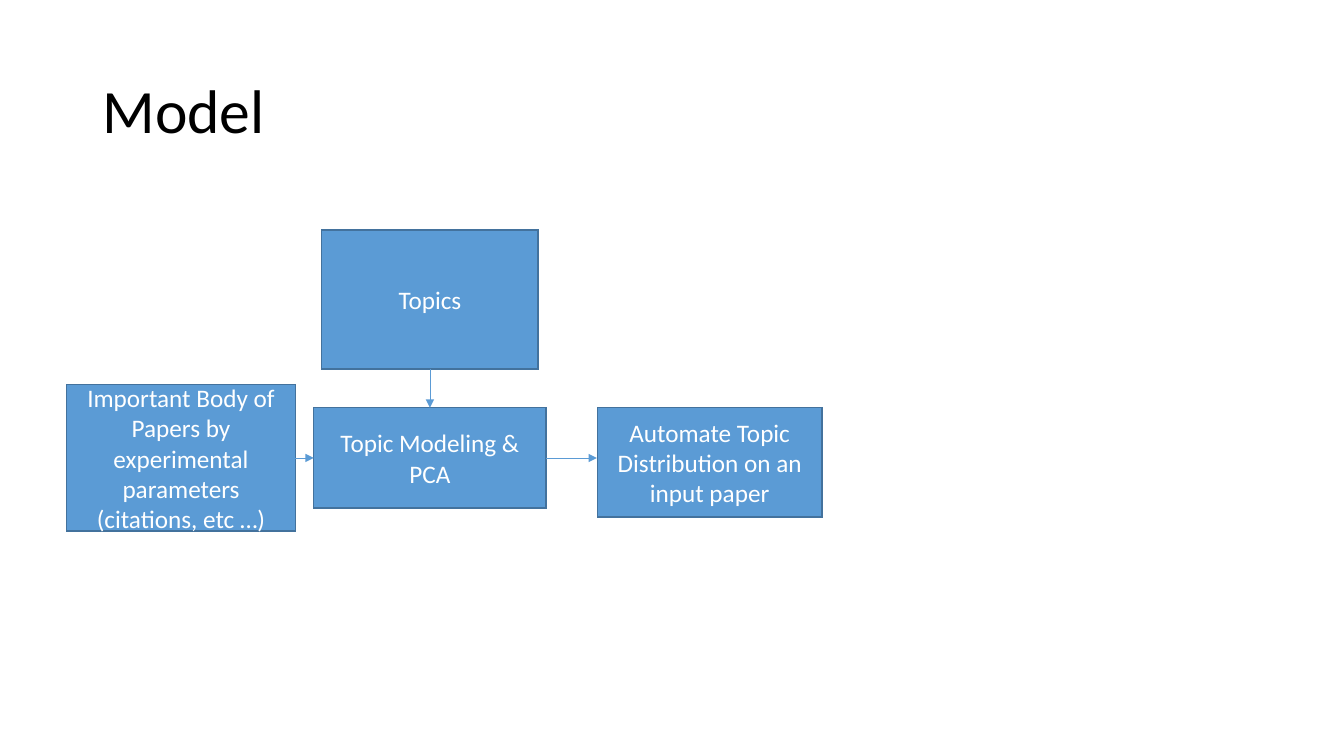
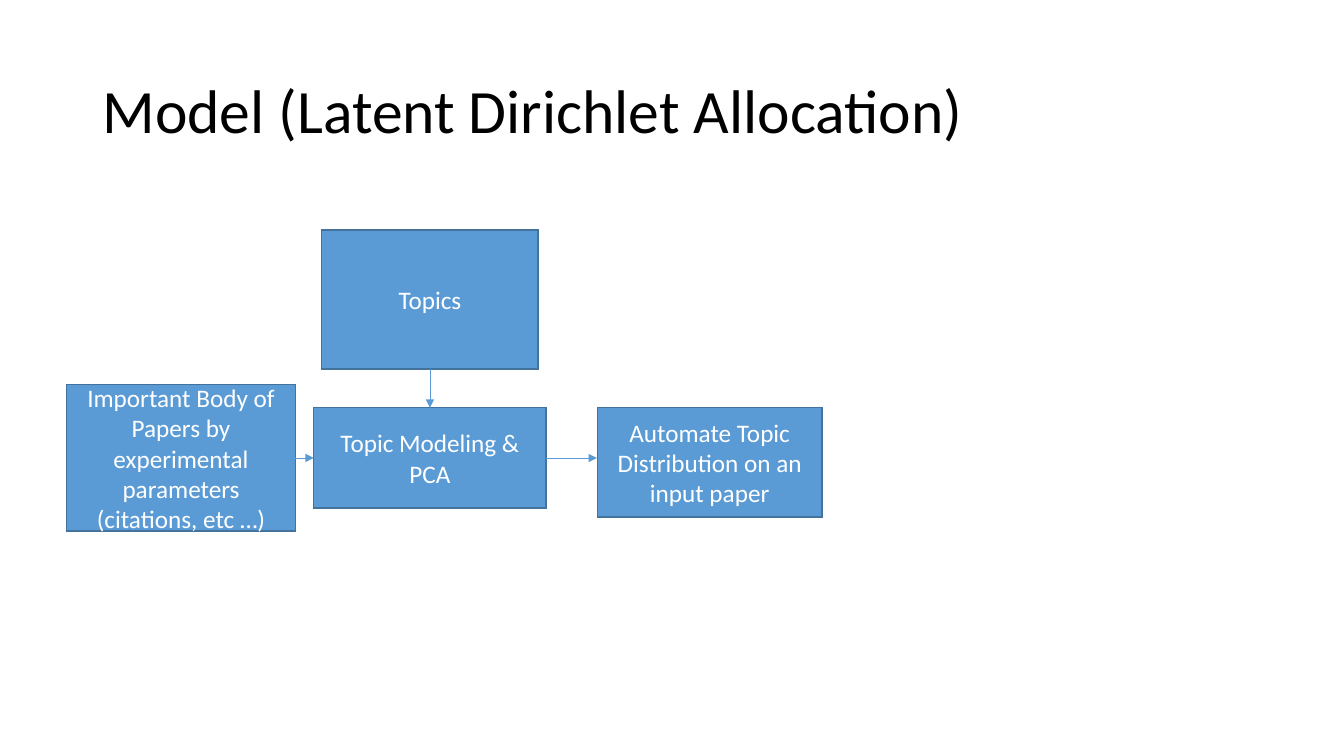
Before and after one commit to BU-EC552/EC552SaturnLab, a slide deck: slide 2 of ReferenceFlowchart.pptx. Drawn at 1344x756 pixels with LibreOffice and Linux fonts; fonts in the diff are those of the drawing. Boxes give left, top, right and bottom in pixels: in the first picture for what was removed or moved away, otherwise in the second. Text is boxed around its words. In the diff, an @@ line names an element or a change of style, - is before the commit and + after.

```diff
--- a/ReferenceFlowchart.pptx
+++ b/ReferenceFlowchart.pptx
@@ title at box(102, 88, 963, 142): text changed @@
-Model
+Model (Latent Dirichlet Allocation)
```
Also in this commit, not shown: 1 other slide changed.
